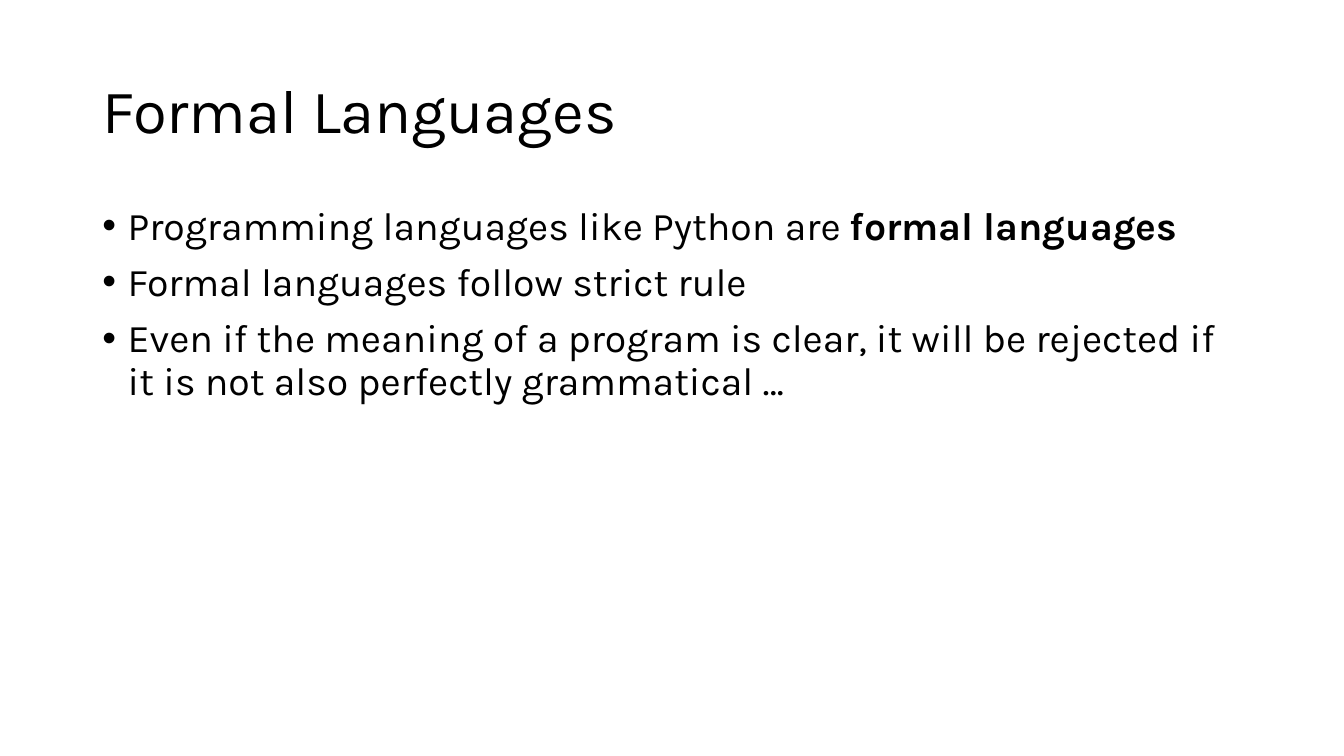
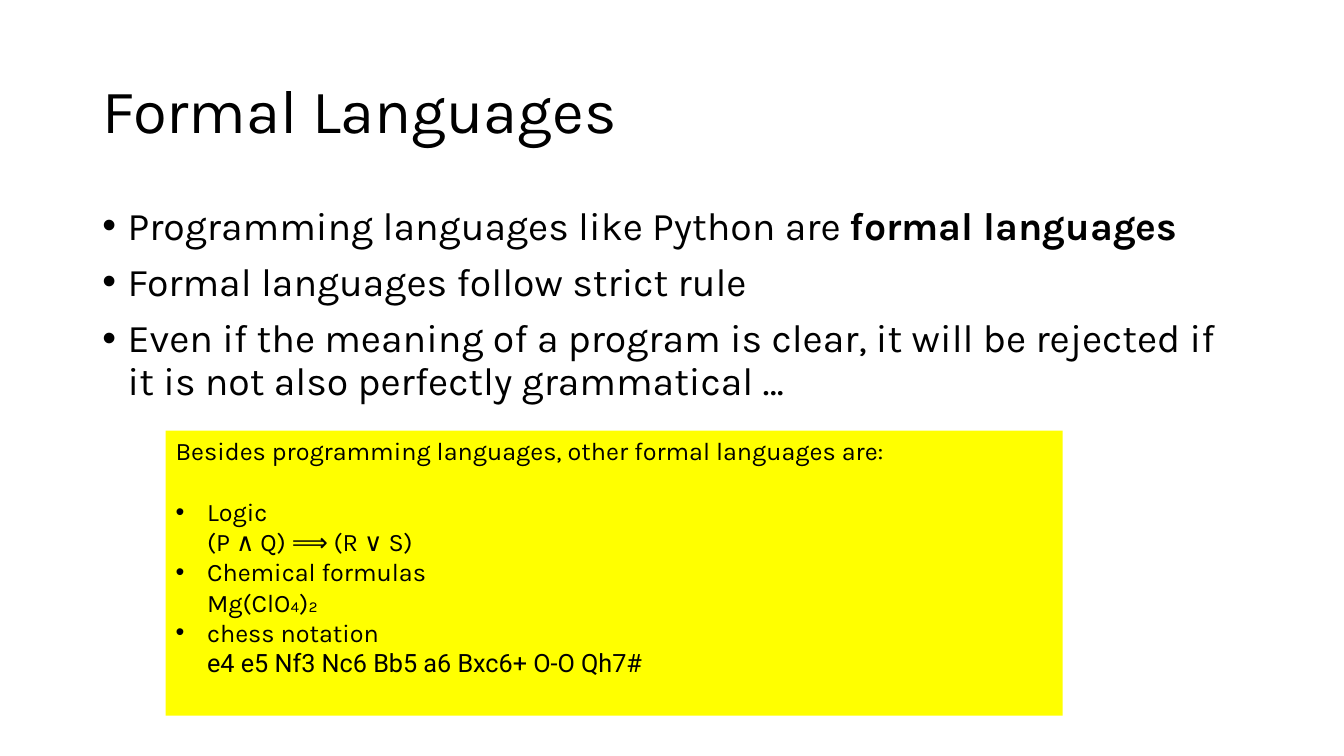
Before and after one commit to tjd1234/cmpt120spring2026, a slide deck: slide 4 of lecture_notes/chapter1/chapter1.pptx. Drawn at 1344x756 pixels with LibreOffice and Linux fonts; fonts in the diff are those of the drawing. Boxes give left, top, right and bottom in pixels: in the first picture for what was removed or moved away, otherwise in the second. Text is boxed around its words. In the diff, an @@ line names an element or a change of style, - is before the commit and + after.

```diff
--- a/lecture_notes/chapter1/chapter1.pptx
+++ b/lecture_notes/chapter1/chapter1.pptx
@@ rectangle added at <box>165,431,1063,716</box>, fill #FFFF00, 18 pt, text #000000 @@
+Besides programming languages, other formal languages are:
+• Logic
+  (P ∧ Q) ⟹ (R ∨ S)
+• Chemical formulas
+  Mg(ClO₄)₂
+• chess notation
+  e4 e5 Nf3 Nc6 Bb5 a6 Bxc6+ O-O Qh7#
```
Also in this commit, not shown: 4 other slides changed, 1 slide removed.
